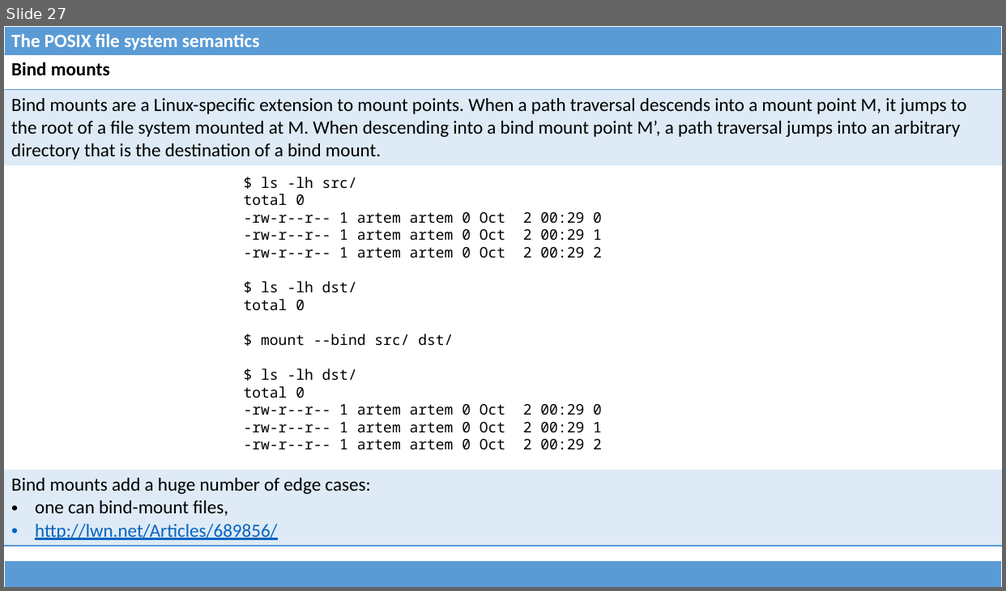
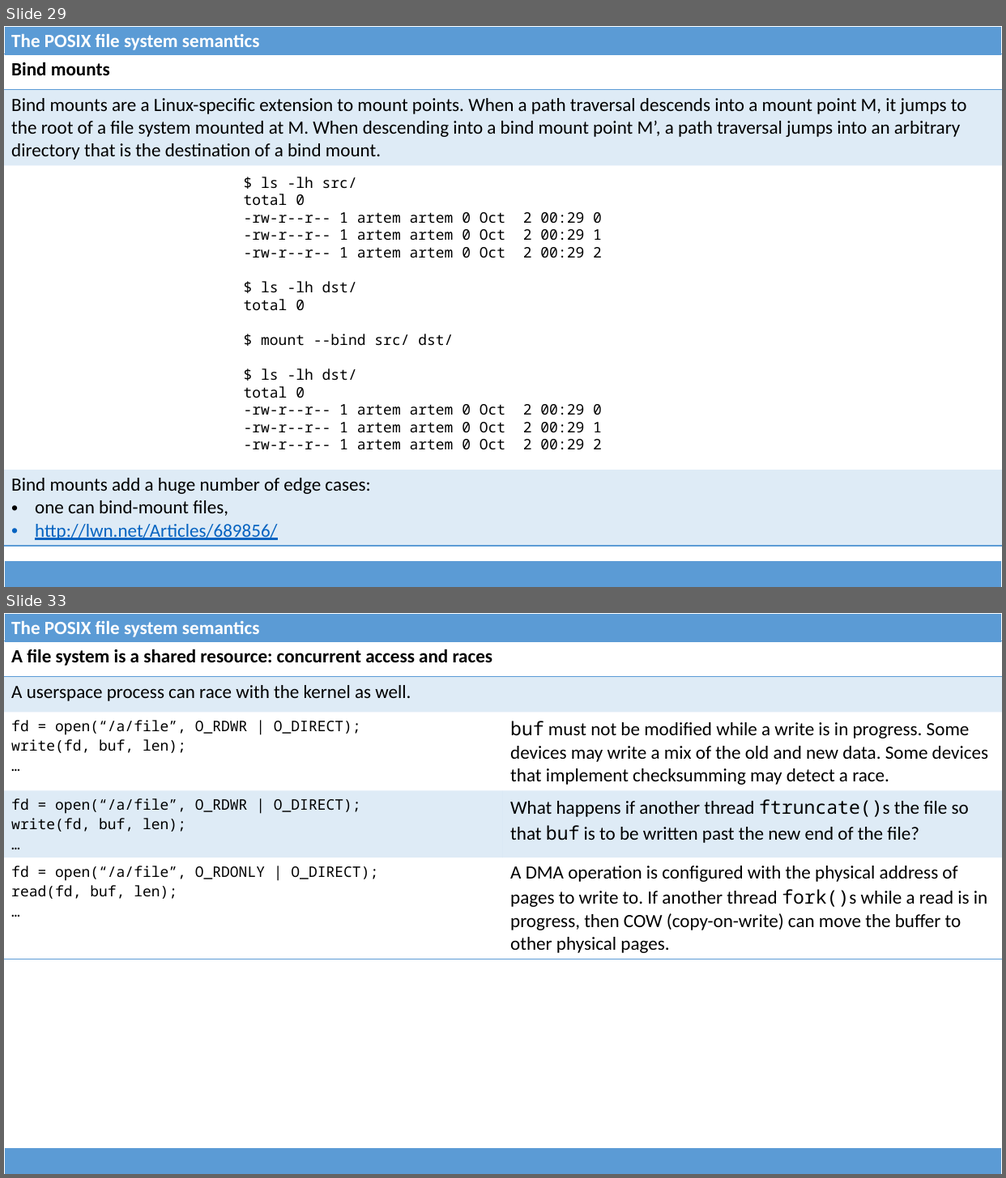
Before and after one commit to dominiquelefevre/filesystems-101-jb, a slide deck: talks/src/class01.pptx. Shown one above the other, each under a label of ours: slide 27 before the commit, slides 29 and 33 after it; the slides between them are not shown. The pictures are 1006x591 and 1006x1178 pixels, drawn with LibreOffice and Linux fonts; fonts in the diff are those of the drawing. Boxes give left, top, right and bottom in pixels: in the first picture for what was removed or moved away, otherwise in the second. Text is boxed around its words. In the diff, an @@ line names an element or a change of style, - is before the commit and + after.

Commit message:
class01: misc improvements.
1. Passing FDs over an AF_UNIX socket.
2. Race scenarios involving O_DIRECT.

```diff
--- a/talks/src/class01.pptx
+++ b/talks/src/class01.pptx
@@ slide 33 added at bbox=[4, 613, 1002, 1174], background #FFFFFF @@
@@ table added at bbox=[4, 613, 1002, 643], 1 rows, 1 columns @@
+The POSIX file system semantics
@@ table added at bbox=[4, 641, 1002, 956], 5 rows, 2 columns @@
+A file system is a shared resource: concurrent access and races | 
+A userspace process can race with the kernel as well. | 
+fd = open(“/a/file”, O_RDWR | O_DIRECT); / write(fd, buf, len); / … | buf must not be modified while a write is in progress. Some devices may write a mix of the old and new data. Some devices that implement checksumming may detect a race.
+fd = open(“/a/file”, O_RDWR | O_DIRECT); / write(fd, buf, len); / … | What happens if another thread ftruncate()s the file so that buf is to be written past the new end of the file?
+fd = open(“/a/file”, O_RDONLY | O_DIRECT); / read(fd, buf, len); / … | A DMA operation is configured with the physical address of pages to write to. If another thread fork()s while a read is in progress, then COW (copy-on-write) can move the buffer to other physical pages.
@@ table added at bbox=[4, 1148, 1002, 1174], 1 rows, 1 columns @@
+
@@ what was slide 27 is now slide 29 @@
```
Also in this commit, not shown: 5 slides changed, 5 other slides added, 1 other file.
